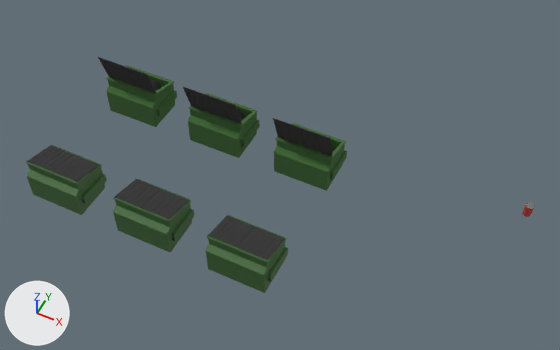
The FBX model assets/CityAssets/LowPolyCityAsset_Objective/DumpsterOpenBlue.fbx: old version first, new version second.
Camera for both pictures: a camera (50 mm lens) standing at (29.7, -68.3, 81.9) and looking at (-1.0, -6.9, 5.1). The lights are fixed; the arrows at lower left show +X, +Y and +Z. Where no turn or scale is listed for an object, it has been applied to the vertices.

The older version as bpy lines, for what is in view:
```python
ob_canred001 = bpy.data.objects.new('CanRed001', me_circle)
ob_canred001.location = (29.96, 6.44, 0.27)
ob_dumpsterblue = bpy.data.objects.new('DumpsterBlue', me_cube_014)
ob_dumpsterblue.location = (0.0, -18.31, 3.52)
ob_dumpstergreen = bpy.data.objects.new('DumpsterGreen', me_cube_015)
ob_dumpstergreen.location = (-13.84, -18.27, 3.5)
ob_dumpsteropenblue = bpy.data.objects.new('DumpsterOpenBlue', me_cube_013)
ob_dumpsteropenblue.location = (-0.03, 0.24, 3.44)
ob_dumpsteropengreen = bpy.data.objects.new('DumpsterOpenGreen', me_cube_001)
ob_dumpsteropengreen.location = (-13.89, 0.24, 3.44)
ob_dumpsteropenred = bpy.data.objects.new('DumpsterOpenRed', me_cube_002)
ob_dumpsteropenred.location = (-28.01, 0.24, 3.44)
ob_dumpsterred = bpy.data.objects.new('DumpsterRed', me_cube_016)
ob_dumpsterred.location = (-27.83, -18.32, 3.52)
```
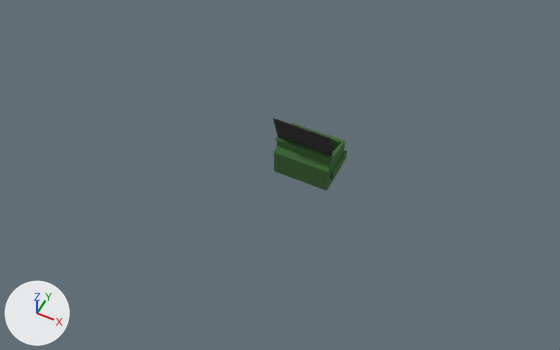
Location of each change, (x1, y1, x2, y2) in pixels of the pictures (560 x 350 px):
'DumpsterBlue', deleted
    before: (206, 215, 288, 293)
    faces in mat_dumpsterbody_004 (dark green #3d6833): (206, 215, 288, 293)
    faces in mat_dumpsterlid_004 (black #333333): (208, 215, 285, 260)
'DumpsterGreen', deleted
    before: (113, 178, 194, 252)
    faces in mat_dumpsterbody_004 (dark green #3d6833): (113, 178, 194, 252)
    faces in mat_dumpsterlid_004 (black #333333): (115, 179, 189, 219)
'DumpsterRed', deleted
    before: (26, 145, 107, 215)
    faces in mat_dumpsterbody_004 (dark green #3d6833): (26, 145, 107, 215)
    faces in mat_dumpsterlid_004 (black #333333): (27, 145, 100, 182)
'DumpsterOpenGreen', deleted
    before: (183, 87, 260, 158)
    faces in mat_dumpsterbody (dark green #3d6833): (188, 93, 260, 158)
    faces in mat_dumpsterlid (black #333333): (183, 87, 242, 124)
'DumpsterOpenRed', deleted
    before: (98, 57, 177, 127)
    faces in mat_dumpsterbody (dark green #3d6833): (106, 65, 177, 127)
    faces in mat_dumpsterlid (black #333333): (98, 57, 156, 93)
'CanRed001', deleted
    before: (522, 203, 535, 217)

The change, as a list of edits to the scene's bpy script:
```text
Remove ob_dumpsteropengreen:
    ob_dumpsteropengreen = bpy.data.objects.new('DumpsterOpenGreen', me_cube_001)
    ob_dumpsteropengreen.location = (-13.89, 0.24, 3.44)
Remove ob_dumpsterred:
    ob_dumpsterred = bpy.data.objects.new('DumpsterRed', me_cube_016)
    ob_dumpsterred.location = (-27.83, -18.32, 3.52)
Remove ob_dumpstergreen:
    ob_dumpstergreen = bpy.data.objects.new('DumpsterGreen', me_cube_015)
    ob_dumpstergreen.location = (-13.84, -18.27, 3.5)
Remove ob_dumpsterblue:
    ob_dumpsterblue = bpy.data.objects.new('DumpsterBlue', me_cube_014)
    ob_dumpsterblue.location = (0.0, -18.31, 3.52)
Remove ob_dumpsteropenred:
    ob_dumpsteropenred = bpy.data.objects.new('DumpsterOpenRed', me_cube_002)
    ob_dumpsteropenred.location = (-28.01, 0.24, 3.44)
Remove ob_canred001:
    ob_canred001 = bpy.data.objects.new('CanRed001', me_circle)
    ob_canred001.location = (29.96, 6.44, 0.27)
```
